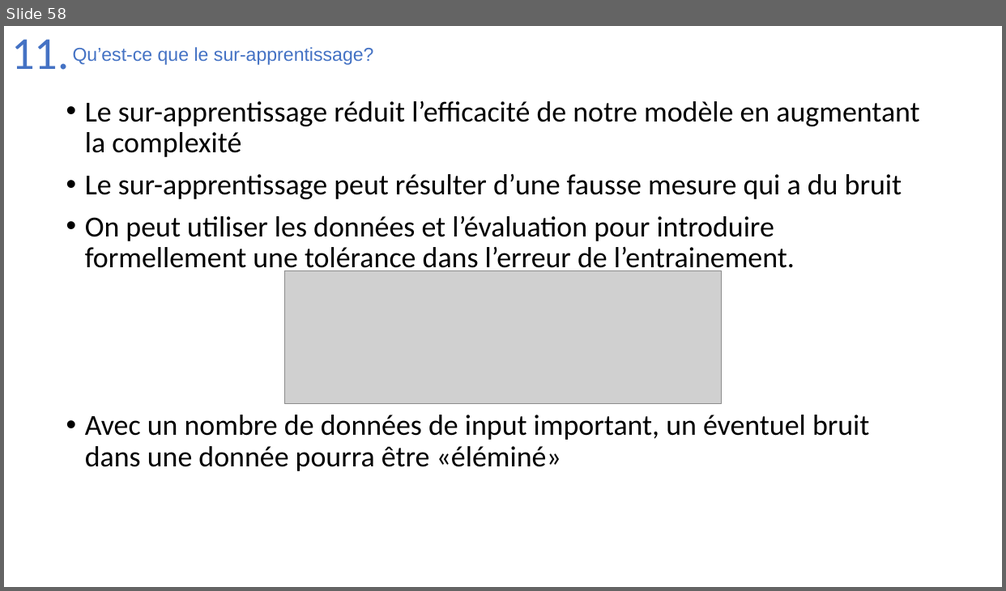
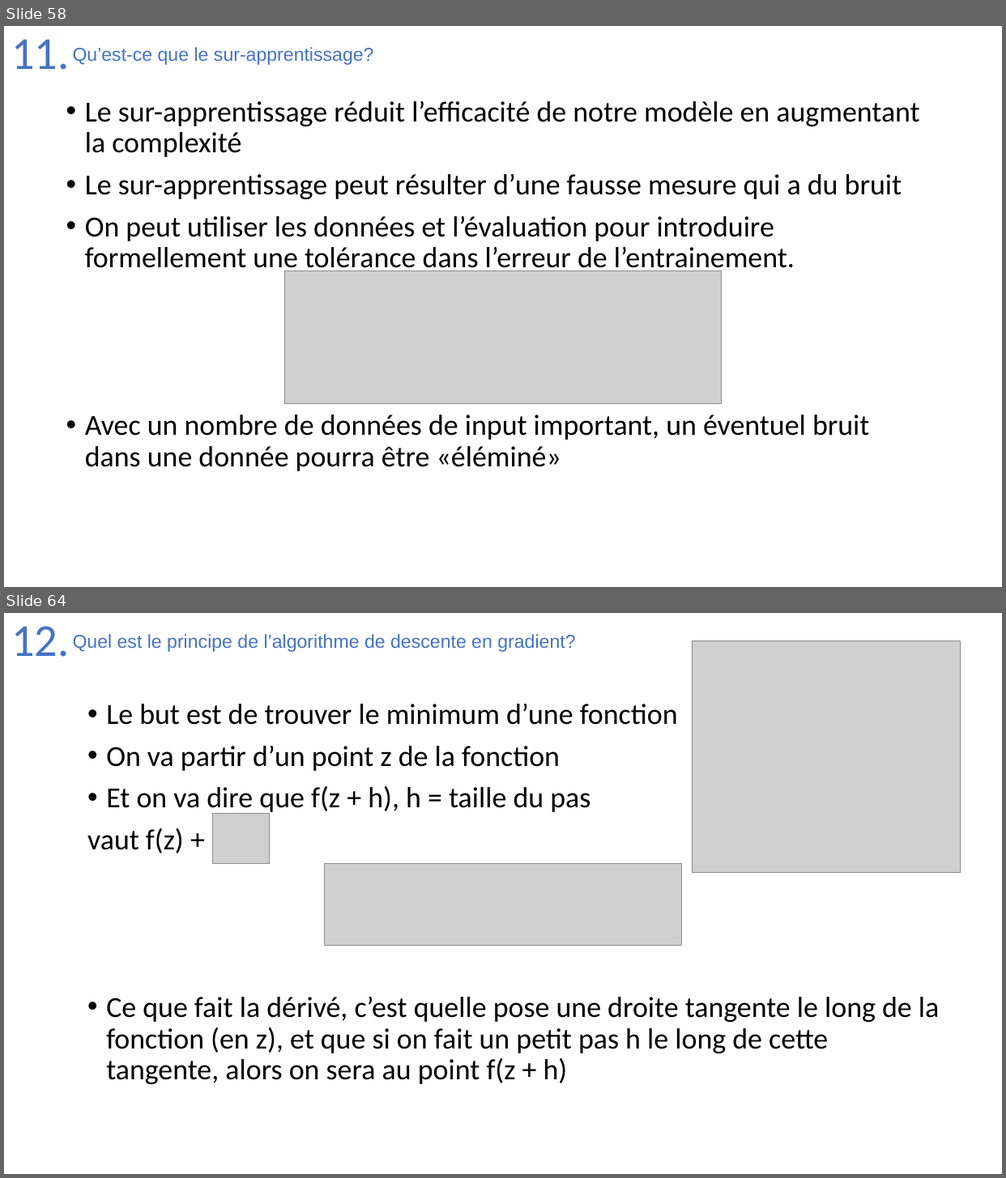
Before and after one commit to Joao-Quinta/Uni3eme, a slide deck: intelligenceArtificielle/Intelligence_artificielle_exam.pptx. Shown one above the other, each under a label of ours: slide 58 before the commit, slides 58 and 64 after it; the slides between them are not shown. The pictures are 1006x591 and 1006x1178 pixels, drawn with LibreOffice and Linux fonts; fonts in the diff are those of the drawing; grey boxes stand for pictures. Boxes give left, top, right and bottom in pixels: in the first picture for what was removed or moved away, otherwise in the second. Text is boxed around its words. In the diff, an @@ line names an element or a change of style, - is before the commit and + after.

```diff
--- a/intelligenceArtificielle/Intelligence_artificielle_exam.pptx
+++ b/intelligenceArtificielle/Intelligence_artificielle_exam.pptx
@@ slide 64 added at (x1=4, y1=613, x2=1002, y2=1174), background #FFFFFF @@
@@ title added at (x1=11, y1=626, x2=69, y2=657), 44 pt, text #4472C4 @@
+12.
@@ text added at (x1=73, y1=634, x2=575, y2=652), 18 pt, text #4472C4 @@
+Quel est le principe de l’algorithme de descente en gradient?
@@ picture added at (x1=692, y1=641, x2=961, y2=873) @@
@@ text added at (x1=87, y1=704, x2=939, y2=1084), 28 pt, text #000000 @@
+• Le but est de trouver le minimum d’une fonction
+• On va partir d’un point z de la fonction
+• Et on va dire que f(z + h), h = taille du pas
+vaut f(z) +
+• Ce que fait la dérivé, c’est quelle pose une droite tangente le long de la fonction (en z), et que si on fait un petit pas h le long de cette tangente, alors on sera au point f(z + h)
@@ picture added at (x1=212, y1=814, x2=269, y2=864) @@
@@ picture added at (x1=325, y1=864, x2=681, y2=945) @@
```
Also in this commit, not shown: 3 slides changed, 5 other slides added.
